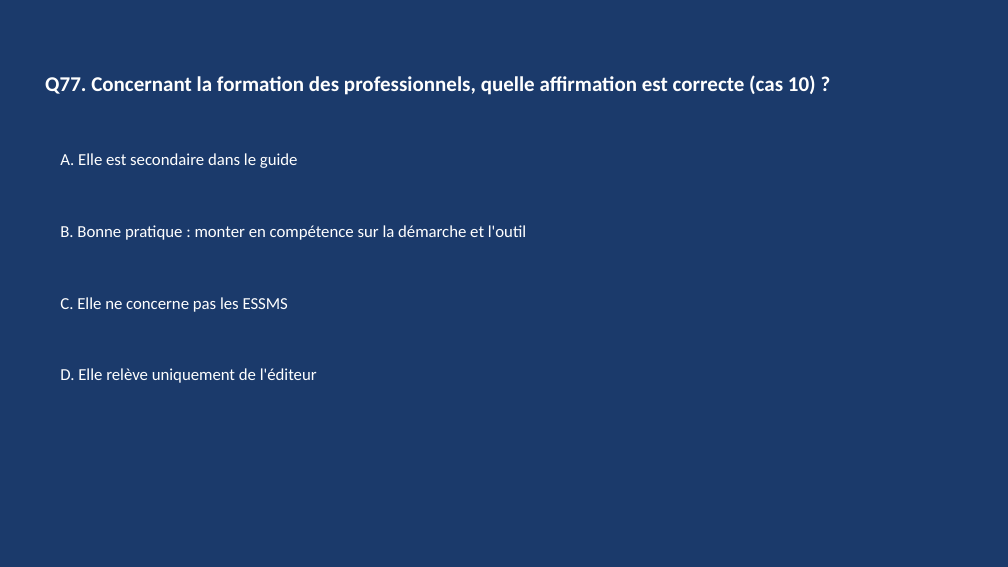
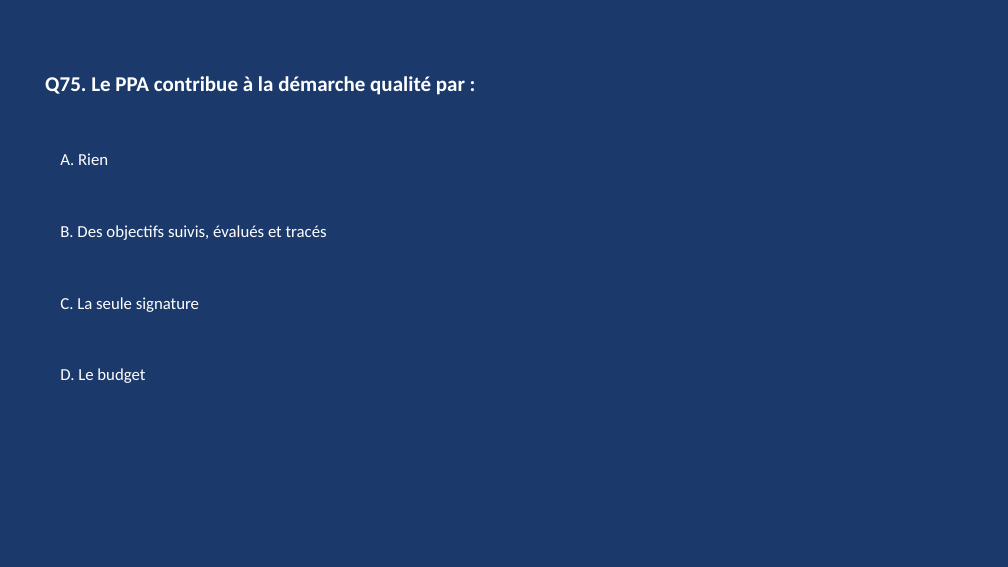
Before and after one commit to RicoBSJ/claude-travail-livrables, a slide deck: slide 149 of Livrables/Quiz/quiz_rbpp_ppa-dui_2026-06-27.pptx (slide 153 before the commit). Drawn at 1008x567 pixels with LibreOffice and Linux fonts; fonts in the diff are those of the drawing. Boxes give left, top, right and bottom in pixels: in the first picture for what was removed or moved away, otherwise in the second. Text is boxed around its words. In the diff, an @@ line names an element or a change of style, - is before the commit and + after.

```diff
--- a/Livrables/Quiz/quiz_rbpp_ppa-dui_2026-06-27.pptx
+++ b/Livrables/Quiz/quiz_rbpp_ppa-dui_2026-06-27.pptx
@@ text at (45, 76, 465, 95): text changed @@
-Q77. Concernant la formation des professionnels, quelle affirmation est correcte (cas 10) ?
+Q75. Le PPA contribue à la démarche qualité par :
@@ text at (60, 153, 108, 165): text changed @@
-A. Elle est secondaire dans le guide
+A. Rien
@@ text at (60, 225, 327, 240): text changed @@
-B. Bonne pratique : monter en compétence sur la démarche et l'outil
+B. Des objectifs suivis, évalués et tracés
@@ text at (60, 297, 199, 312): text changed @@
-C. Elle ne concerne pas les ESSMS
+C. La seule signature
@@ text at (60, 368, 145, 383): text changed @@
-D. Elle relève uniquement de l'éditeur
+D. Le budget
```
Also in this commit, not shown: 142 other slides changed, 32 slides added, 54 slides removed, 1 other file.
